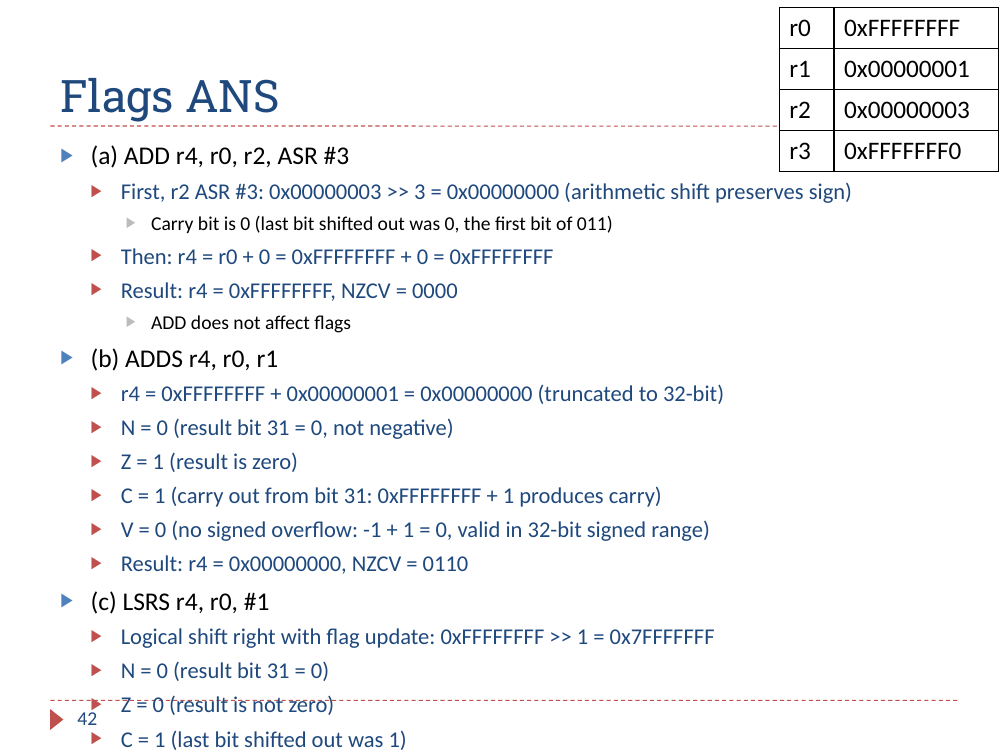
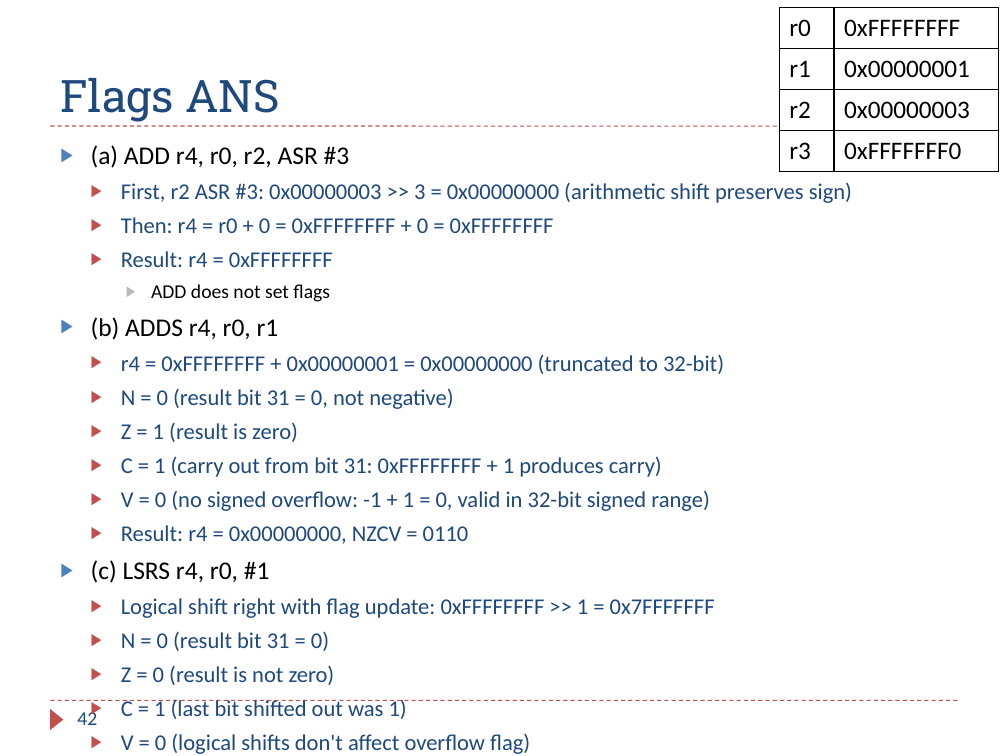
Before and after one commit to guhofstra/CSC111Fa26, a slide deck: slide 42 of PPTs/Ch4_ARM_Arithmetic_Logic_Exercises_ANS.pptx. Drawn at 1008x756 pixels with LibreOffice and Linux fonts; fonts in the diff are those of the drawing. Boxes give left, top, right and bottom in pixels: in the first picture for what was removed or moved away, otherwise in the second. Text is boxed around its words. In the diff, an @@ line names an element or a change of style, - is before the commit and + after.

```diff
--- a/PPTs/Ch4_ARM_Arithmetic_Logic_Exercises_ANS.pptx
+++ b/PPTs/Ch4_ARM_Arithmetic_Logic_Exercises_ANS.pptx
@@ text at [151, 216, 613, 233]: paragraph removed @@
-    ▶ Carry bit is 0 (last bit shifted out was 0, the first bit of 011)
@@ text at [121, 251, 333, 302]: text changed @@
-  ▶ Result: r4 = 0xFFFFFFFF, NZCV = 0000
-    ▶ ADD does not affect flags
+  ▶ Result: r4 = 0xFFFFFFFF
+    ▶ ADD does not set flags
```
Also in this commit, not shown: 4 other slides changed, 1 other file.
